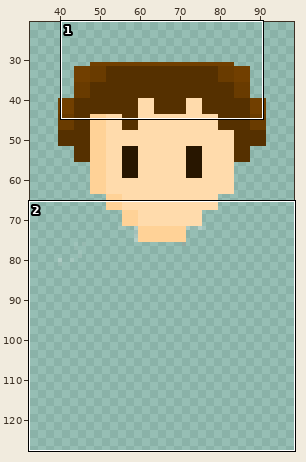
Sprite sheet, stored at My project/Assets/Sprites/UI/icon.png. The first picture is a wide view before the edit; the outline marks the close-up.
Close-up. As it was:
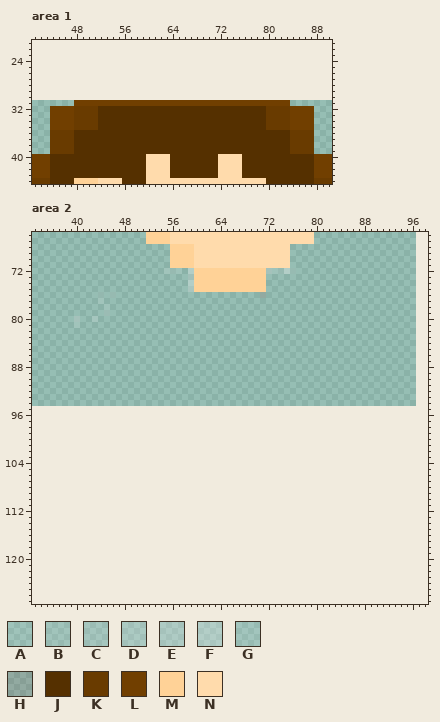
The file is 64x64 pixels. Pixels under 10% opacity are left out. Colours within 5 levels of each other are drawn and written as one. Shown: area 1: x 41..90, y 21..44; area 2: x 33..98, y 66..127. The old version is drawn lined up with the new one, on the new canvas. The wide view leaves out empty margins.
Palette (. is transparent): A #efefef1a  B #efefef20  C #efefef2a  D #efefef3c  E #efefef44  F #efefef52  G #ffffff1d  H #7100001b  J #553000  K #693b00  L #713f00  M #ffd297  N #ffdbac
Pixels before, area 1, first column x 41:
31 .......LLLLLLLLLLLLLLLLLLLLLLLLLLLLLLLLLLLL.......
32 ...LLLLKKKKJJJJJJJJJJJJJJJJJJJJJJJJJJJJKKKKLLLL...
33 ...LLLLKKKKJJJJJJJJJJJJJJJJJJJJJJJJJJJJKKKKLLLL...
34 ...LLLLKKKKJJJJJJJJJJJJJJJJJJJJJJJJJJJJKKKKLLLL...
35 ...LLLLKKKKJJJJJJJJJJJJJJJJJJJJJJJJJJJJKKKKLLLL...
36 ...KKKKJJJJJJJJJJJJJJJJJJJJJJJJJJJJJJJJJJJJKKKK...
37 ...KKKKJJJJJJJJJJJJJJJJJJJJJJJJJJJJJJJJJJJJKKKK...
38 ...KKKKJJJJJJJJJJJJJJJJJJJJJJJJJJJJJJJJJJJJKKKK...
39 ...KKKKJJJJJJJJJJJJJJJJJJJJJJJJJJJJJJJJJJJJKKKK...
40 LLLJJJJJJJJJJJJJJJJNNNNJJJJJJJJNNNNJJJJJJJJJJJJLLL
41 LLLJJJJJJJJJJJJJJJJNNNNJJJJJJJJNNNNJJJJJJJJJJJJLLL
42 LLLJJJJJJJJJJJJJJJJNNNNJJJJJJJJNNNNJJJJJJJJJJJJLLL
43 LLLJJJJJJJJJJJJJJJJNNNNJJJJJJJJNNNNJJJJJJJJJJJJLLL
44 KKKJJJJMMMMNNNNJJJJNNNNNNNNNNNNNNNNNNNNJJJJJJJJKKK
Pixels before, area 2 (only the part around the change), first column x 33:
 69 .......................MMMMNNNNNNNNNNNNNNNN.......................
 70 .......................MMMMNNNNNNNNNNNNNNNN.......................
 71 .......................MMMMNNNNNNNNNNNNNNNN.......................
 72 ......................BBA.FMMMMMMMMMMMMEABFG......................
 73 ..........................DMMMMMMMMMMMM...........................
 74 ..........................FMMMMMMMMMMMM...........................
 75 ..........................FMMMMMMMMMMMM...........................
 76 ...........A.B........................H...........................
 77 ...........B......................................................
 78 ............A.....................................................
 79 ............C.....................................................
 80 .......E..C.......................................................
 81 .......B..........................................................
 82 ..................................................................
 83 ..................................................................
 84 ..................................................................
 85 ..................................................................
 86 ..................................................................
 87 ..................................................................
 88 ..................................................................
 89 ..................................................................
 90 ..................................................................
 91 ..................................................................
 92 ..................................................................
 93 ..................................................................
 94 ..................................................................
 95 ..................................................................
 96 ..................................................................
 97 ..................................................................
 98 ..................................................................
 99 ..................................................................
100 ..................................................................
101 ..................................................................
102 ..................................................................
103 ..................................................................
104 ..................................................................
105 ..................................................................
106 ..................................................................
107 ..................................................................
108 ..................................................................
109 ..................................................................
110 ..................................................................
111 ..................................................................
112 ..................................................................
113 ..................................................................
114 ..................................................................
115 ..................................................................
116 ..................................................................
117 ..................................................................
118 ..................................................................
119 ..................................................................
120 ..................................................................
121 ..................................................................
122 ..................................................................
123 ..................................................................
124 ..................................................................
125 ..................................................................
126 ..................................................................
127 ..................................................................
After:
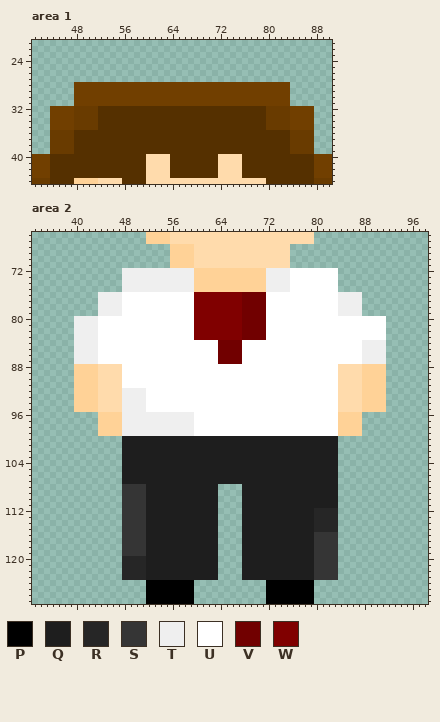
Colours new in this view: P #000000  Q #1e1e1e  R #262626  S #353535  T #efefef  U #ffffff  V #710000  W #800000
Commit message: replaced game icon
Changes in this commit:
canvas 64x64 -> 128x128, the old top-left corner now at 33,31
Changed rows in their new state; - is an unchanged pixel.
Area 1:
first column x 48:
28 LLLLLLLLLLLLLLLLLLLLLLLLLLLLLLLLLLLL
29 LLLLLLLLLLLLLLLLLLLLLLLLLLLLLLLLLLLL
30 LLLLLLLLLLLLLLLLLLLLLLLLLLLLLLLLLLLL
Area 2:
first column x 40:
 72 --------TTTTTTTTTTTT------------TTTTUUUUUUUU--------
 73 --------TTTTTTTTTTTT------------TTTTUUUUUUUU--------
 74 --------TTTTTTTTTTTT------------TTTTUUUUUUUU--------
 75 --------TTTTTTTTTTTT------------TTTTUUUUUUUU--------
 76 ----TTTTUUUUUUUUUUUUWWWWWWWWVVVVUUUUUUUUUUUUTTTT----
 77 ----TTTTUUUUUUUUUUUUWWWWWWWWVVVVUUUUUUUUUUUUTTTT----
 78 ----TTTTUUUUUUUUUUUUWWWWWWWWVVVVUUUUUUUUUUUUTTTT----
 79 ----TTTTUUUUUUUUUUUUWWWWWWWWVVVVUUUUUUUUUUUUTTTT----
 80 TTTTUUUUUUUUUUUUUUUUWWWWWWWWVVVVUUUUUUUUUUUUUUUUUUUU
 81 TTTTUUUUUUUUUUUUUUUUWWWWWWWWVVVVUUUUUUUUUUUUUUUUUUUU
 82 TTTTUUUUUUUUUUUUUUUUWWWWWWWWVVVVUUUUUUUUUUUUUUUUUUUU
 83 TTTTUUUUUUUUUUUUUUUUWWWWWWWWVVVVUUUUUUUUUUUUUUUUUUUU
 84 TTTTUUUUUUUUUUUUUUUUUUUUVVVVUUUUUUUUUUUUUUUUUUUUTTTT
 85 TTTTUUUUUUUUUUUUUUUUUUUUVVVVUUUUUUUUUUUUUUUUUUUUTTTT
 86 TTTTUUUUUUUUUUUUUUUUUUUUVVVVUUUUUUUUUUUUUUUUUUUUTTTT
 87 TTTTUUUUUUUUUUUUUUUUUUUUVVVVUUUUUUUUUUUUUUUUUUUUTTTT
 88 MMMMNNNNUUUUUUUUUUUUUUUUUUUUUUUUUUUUUUUUUUUUNNNNMMMM
 89 MMMMNNNNUUUUUUUUUUUUUUUUUUUUUUUUUUUUUUUUUUUUNNNNMMMM
 90 MMMMNNNNUUUUUUUUUUUUUUUUUUUUUUUUUUUUUUUUUUUUNNNNMMMM
 91 MMMMNNNNUUUUUUUUUUUUUUUUUUUUUUUUUUUUUUUUUUUUNNNNMMMM
 92 MMMMNNNNTTTTUUUUUUUUUUUUUUUUUUUUUUUUUUUUUUUUNNNNMMMM
 93 MMMMNNNNTTTTUUUUUUUUUUUUUUUUUUUUUUUUUUUUUUUUNNNNMMMM
 94 MMMMNNNNTTTTUUUUUUUUUUUUUUUUUUUUUUUUUUUUUUUUNNNNMMMM
 95 MMMMNNNNTTTTUUUUUUUUUUUUUUUUUUUUUUUUUUUUUUUUNNNNMMMM
 96 ----MMMMTTTTTTTTTTTTUUUUUUUUUUUUUUUUUUUUUUUUMMMM----
 97 ----MMMMTTTTTTTTTTTTUUUUUUUUUUUUUUUUUUUUUUUUMMMM----
 98 ----MMMMTTTTTTTTTTTTUUUUUUUUUUUUUUUUUUUUUUUUMMMM----
 99 ----MMMMTTTTTTTTTTTTUUUUUUUUUUUUUUUUUUUUUUUUMMMM----
100 --------QQQQQQQQQQQQQQQQQQQQQQQQQQQQQQQQQQQQ--------
101 --------QQQQQQQQQQQQQQQQQQQQQQQQQQQQQQQQQQQQ--------
102 --------QQQQQQQQQQQQQQQQQQQQQQQQQQQQQQQQQQQQ--------
103 --------QQQQQQQQQQQQQQQQQQQQQQQQQQQQQQQQQQQQ--------
104 --------QQQQQQQQQQQQQQQQQQQQQQQQQQQQQQQQQQQQ--------
105 --------QQQQQQQQQQQQQQQQQQQQQQQQQQQQQQQQQQQQ--------
106 --------QQQQQQQQQQQQQQQQQQQQQQQQQQQQQQQQQQQQ--------
107 --------QQQQQQQQQQQQQQQQQQQQQQQQQQQQQQQQQQQQ--------
108 --------SSSSQQQQQQQQQQQQ----QQQQQQQQQQQQQQQQ--------
109 --------SSSSQQQQQQQQQQQQ----QQQQQQQQQQQQQQQQ--------
110 --------SSSSQQQQQQQQQQQQ----QQQQQQQQQQQQQQQQ--------
111 --------SSSSQQQQQQQQQQQQ----QQQQQQQQQQQQQQQQ--------
112 --------SSSSQQQQQQQQQQQQ----QQQQQQQQQQQQRRRR--------
113 --------SSSSQQQQQQQQQQQQ----QQQQQQQQQQQQRRRR--------
114 --------SSSSQQQQQQQQQQQQ----QQQQQQQQQQQQRRRR--------
115 --------SSSSQQQQQQQQQQQQ----QQQQQQQQQQQQRRRR--------
116 --------SSSSQQQQQQQQQQQQ----QQQQQQQQQQQQSSSS--------
117 --------SSSSQQQQQQQQQQQQ----QQQQQQQQQQQQSSSS--------
118 --------SSSSQQQQQQQQQQQQ----QQQQQQQQQQQQSSSS--------
119 --------SSSSQQQQQQQQQQQQ----QQQQQQQQQQQQSSSS--------
120 --------RRRRQQQQQQQQQQQQ----QQQQQQQQQQQQSSSS--------
121 --------RRRRQQQQQQQQQQQQ----QQQQQQQQQQQQSSSS--------
122 --------RRRRQQQQQQQQQQQQ----QQQQQQQQQQQQSSSS--------
123 --------RRRRQQQQQQQQQQQQ----QQQQQQQQQQQQSSSS--------
124 ------------PPPPPPPP------------PPPPPPPP------------
125 ------------PPPPPPPP------------PPPPPPPP------------
126 ------------PPPPPPPP------------PPPPPPPP------------
127 ------------PPPPPPPP------------PPPPPPPP------------
Boxes around the changes in both close-ups, in picture pixels (x1, y1, x2, y2):
added: (74, 82, 290, 100)
changed: (74, 268, 386, 604)
